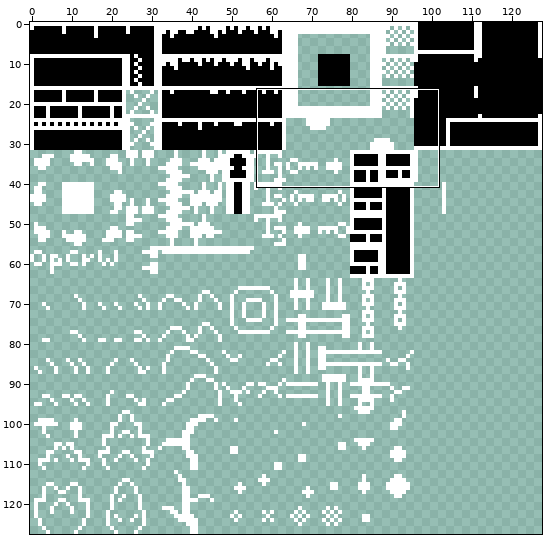
A sprite sheet gets an edit: assets/textures/spritesheet.png. Above, an overview of the earlier version with the close-up marked.
Close-up. The starting point:
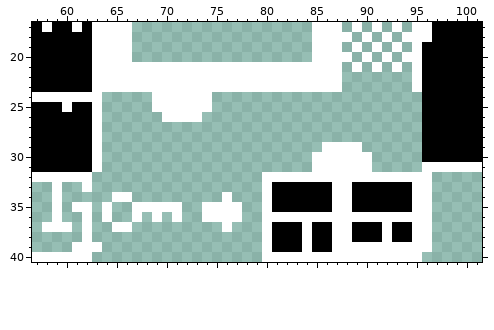
The file is 128x128 pixels. Shown: x 57..101, y 17..40.
The same view after the edit:
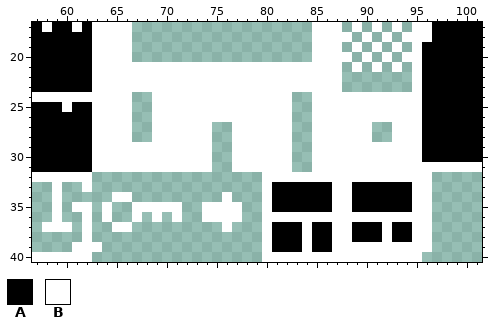
Palette (. is transparent): A #000000  B #ffffff
Changes in this commit:
@@ x 57..101 @@
 23 AAAAAABBBBBBBBBBBBBBBBBBBBBBBBB.......BAAAAAA
-24 BBBBBBB.....BBBBBB.....................AAAAAA
-25 AAABAAB.....BBBBBB.....................AAAAAA
-26 AAAAAAB......BBBB......................AAAAAA
-27 AAAAAAB................................AAAAAA
-28 AAAAAAB................................AAAAAA
-29 AAAAAAB......................BBBB......AAAAAA
-30 AAAAAAB.....................BBBBBB.....AAAAAA
-31 AAAAAAB.....................BBBBBB.....BBBBBB
+24 BBBBBBBBBB..BBBBBBBBBBBBBB..BBBBBBBBBBBAAAAAA
+25 AAABAABBBB..BBBBBBBBBBBBBB..BBBBBBBBBBBAAAAAA
+26 AAAAAABBBB..BBBBBBBBBBBBBB..BBBBBBBBBBBAAAAAA
+27 AAAAAABBBB..BBBBBB..BBBBBB..BBBBBB..BBBAAAAAA
+28 AAAAAABBBB..BBBBBB..BBBBBB..BBBBBB..BBBAAAAAA
+29 AAAAAABBBBBBBBBBBB..BBBBBB..BBBBBBBBBBBAAAAAA
+30 AAAAAABBBBBBBBBBBB..BBBBBB..BBBBBBBBBBBAAAAAA
+31 AAAAAABBBBBBBBBBBB..BBBBBB..BBBBBBBBBBBBBBBBB
 32 BBBBBB.................BBBBBBBBBBBBBBBBB.....
Boxes around the changes in both close-ups, in picture pixels (x1, y1, x2, y2):
added: (102, 92, 422, 172)
